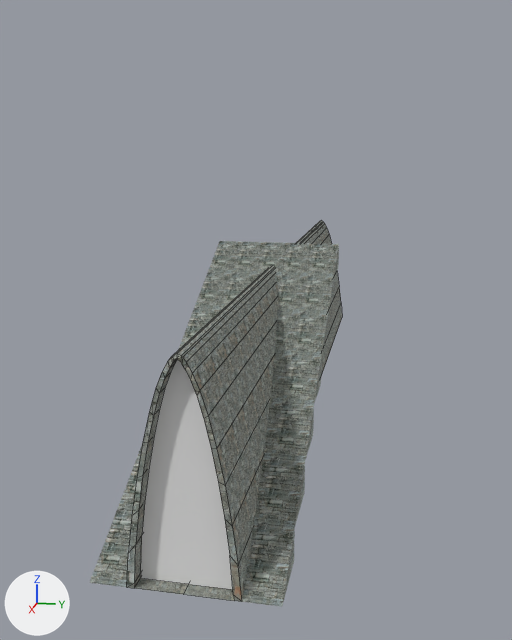
The Blender file Assets/Models/Door 2.blend: old version first, new version second.
One viewpoint serves both versions: a 50 mm lens placed at (76.9, 19.1, 43.6), pointed at (-42.8, -4.8, 13.6). The axes (+X, +Y, +Z) are drawn at lower left. The lights are the same throughout. The first picture is the older version. Mesh edges are drawn as thin lines on the coarser meshes.

Objects in the first picture: 'Arc', 'Arc.001', 'Plane.019'.
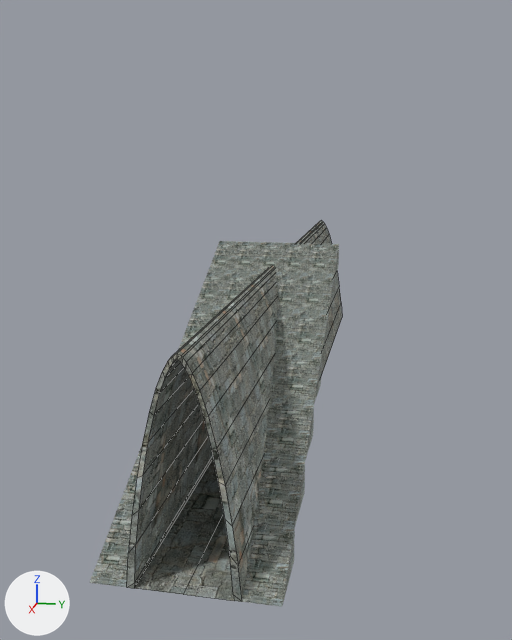
Changed parts and their boxes [x1, y1, x2, y2] in the pictures (512 x 640 px):
'Arc.001', hidden
    before: [140, 360, 233, 590]
part 1 of me_cube_002, surface changed
    both: [127, 221, 341, 601]

Diff of the bpy script that builds the scene:
```diff
--- a/Assets/Models/Door 2.blend.py
+++ b/Assets/Models/Door 2.blend.py
@@ me_cube_002 @@
 # used by ob_arc; location = (0.3, 0.5, 0.2); scale = (1.0, 5.91, 8.2)
-me_cube_002.from_pydata(...)  # 98 vertices, 72 faces; spans x -105.0..16.7, y -1.1..0.9, z 0.0..3.0
+me_cube_002.from_pydata(...)  # 98 vertices, 73 faces; spans x -105.0..16.7, y -1.1..0.9, z 0.0..3.0
+# me_cube_002 part 1: 70 kept faces spanning x -105.0..16.7, y -1.1..0.9, z 0.0..3.0 get new texture (UV) coordinates
+# edits to the shape of me_cube_002 do not show in these pictures
 me_cube_002.materials.append(mat_material)
@@ ob_arc_001 @@
 ob_arc_001.scale = (1.0, 5.91, 8.2)
+ob_arc_001.hide_set(True)
```
